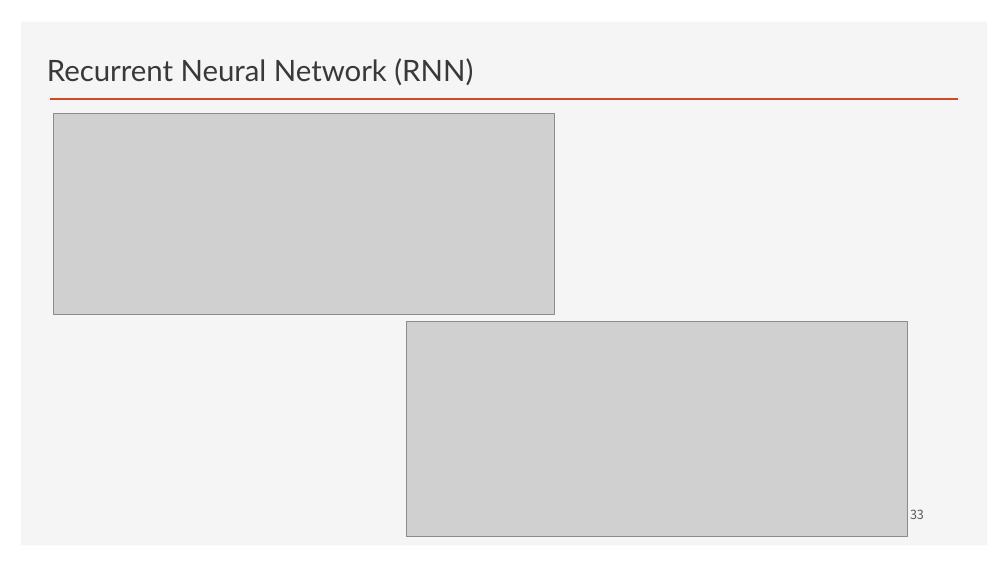
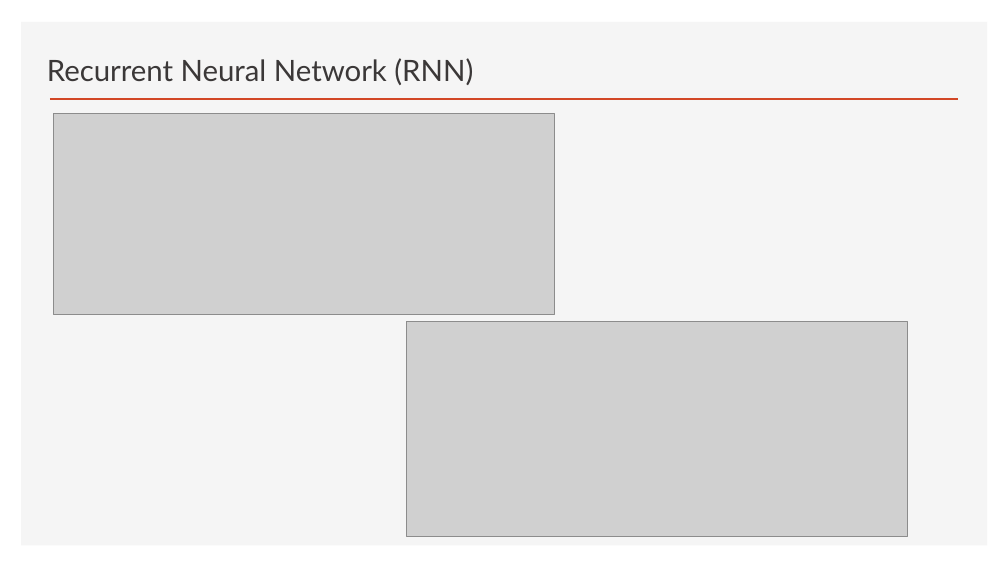
Before and after one commit to ancestor9/2026_Fall_Deep-Learning-with-Python, a slide deck: slide 38 of Chapter 13 Timeseries forecasting.pptx (slide 33 before the commit). Drawn at 1008x567 pixels with LibreOffice and Linux fonts; fonts in the diff are those of the drawing; grey boxes stand for pictures; background and template pictures are left out. Boxes give left, top, right and bottom in pixels: in the first picture for what was removed or moved away, otherwise in the second. Text is boxed around its words. In the diff, an @@ line names an element or a change of style, - is before the commit and + after.

```diff
--- a/Chapter 13 Timeseries forecasting.pptx
+++ b/Chapter 13 Timeseries forecasting.pptx
@@ page number removed at [910, 509, 924, 519] @@
-33
```
Also in this commit, not shown: 15 other slides changed, 5 slides added.
